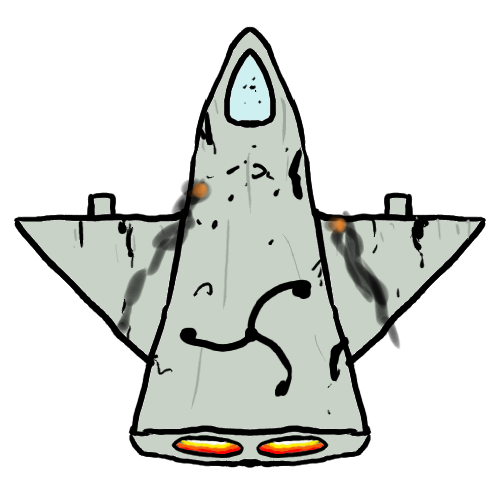
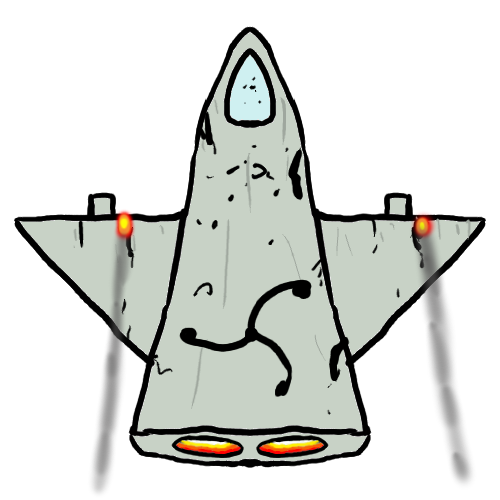
Layers edited between the first and the second 500×500 image:
painted on "smokin" over [88,177,476,497]
